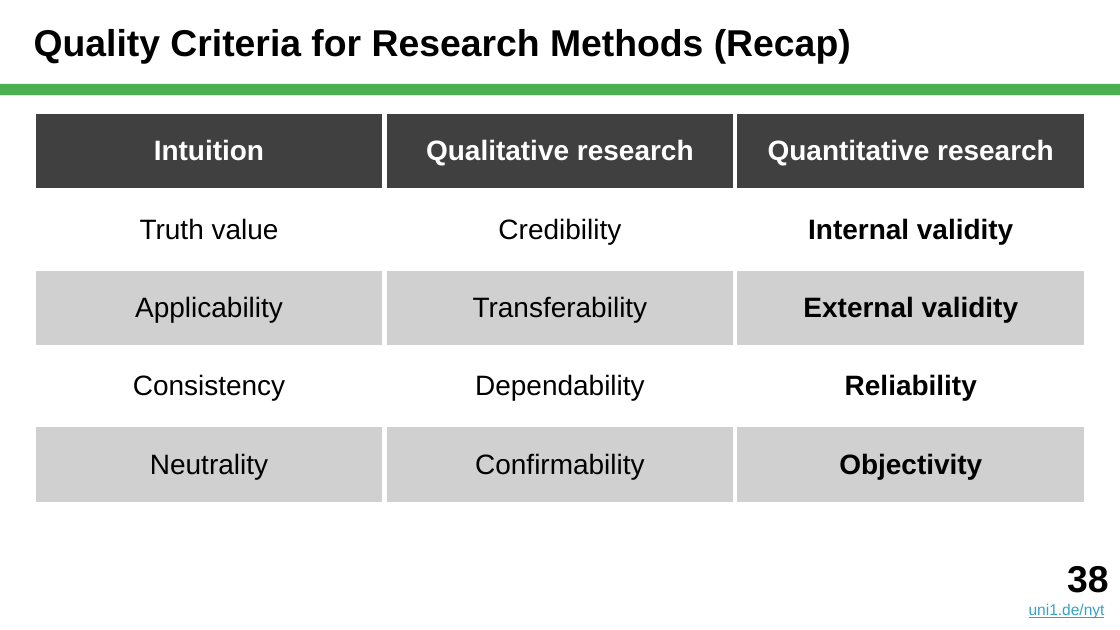
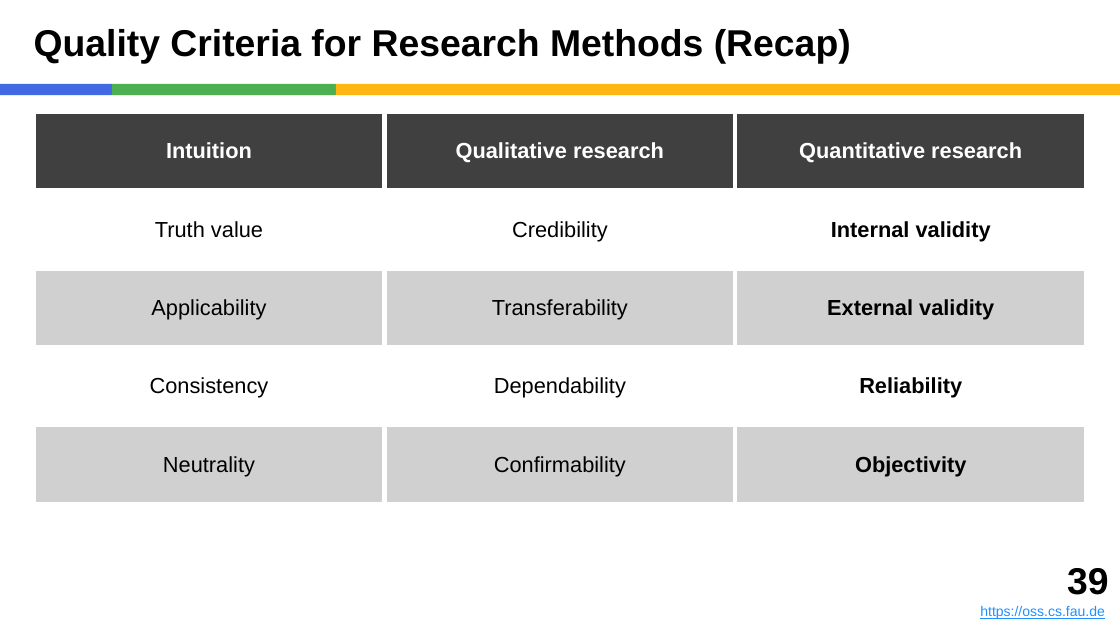
Before and after one commit to dirkriehle/nyt-course, a slide deck: slide 39 of Lecture slides/NYT D01 - Theory Validation.pptx (slide 38 before the commit). Drawn at 1120x630 pixels with LibreOffice and Linux fonts; fonts in the diff are those of the drawing. Boxes give left, top, right and bottom in pixels: in the first picture for what was removed or moved away, otherwise in the second. Text is boxed around its words. In the diff, an @@ line names an element or a change of style, - is before the commit and + after.

```diff
--- a/Lecture slides/NYT D01 - Theory Validation.pptx
+++ b/Lecture slides/NYT D01 - Theory Validation.pptx
@@ rectangle added at (0, 84, 112, 95), fill #4169E1 @@
@@ rectangle added at (112, 84, 336, 95), fill #4CAF50 @@
@@ rectangle: place and size @@
-rectangle at (0, 84, 1120, 95)
+rectangle at (336, 84, 1120, 95)
@@ rectangle at (336, 84, 1120, 95): fill #4CAF50 to #FEB612 @@
@@ table at (34, 112, 1085, 480) @@
@@ size 18 to 14 pt @@
@@ text added at (980, 568, 1108, 619), 9 pt, text #1E90FF, underline @@
+39
+https://oss.cs.fau.de
@@ text removed at (1029, 566, 1108, 619) @@
-38
-uni1.de/nyt
```
Also in this commit, not shown: 42 other slides changed, 1 slide added, 3 other files.
